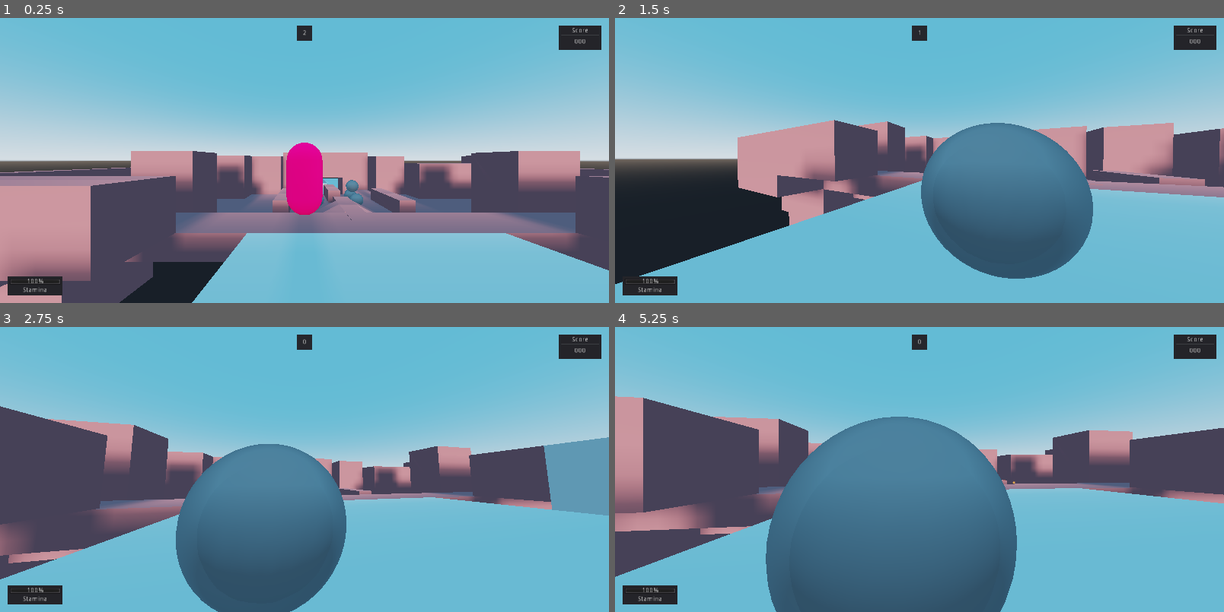
Above: before the commit, frames 1-4 (two rows, left to right).
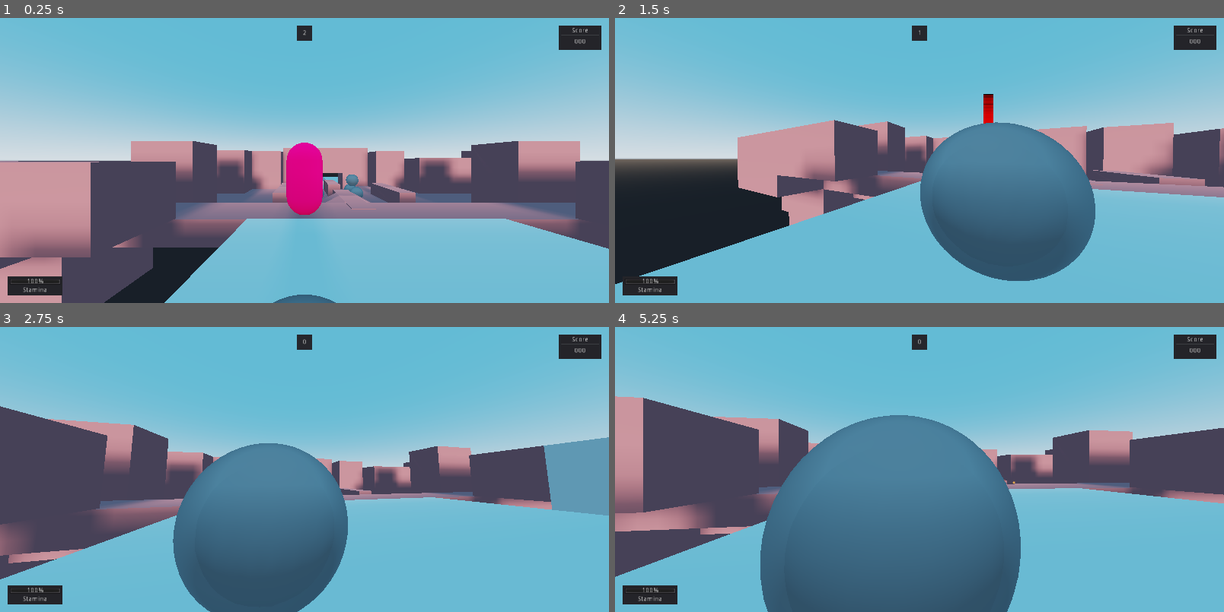
Above: after the commit, the same moments.

Repository: DeerTears/Keep-Away-Game
Game: Godot game, scene res://levels/romping.tscn
Same seed, same stepped clock (60 frames per second), same inputs: the game is played once before the commit and once after it.
Inputs (mouse positions are in pixels of both pictures, inside the frame that each line leads up to):
- Up to frame 1 (0.25 s): no input
- Up to frame 2 (1.5 s): move the mouse to (949, 160) at 0.52 s; move the mouse to (889, 160) at 1.27 s
- Up to frame 3 (2.75 s): move the mouse to (316, 463) at 2.02 s
- Up to frame 4 (5.25 s): move the mouse to (913, 475) at 2.77 s; move the mouse to (962, 472) at 3.52 s; move the mouse to (870, 466) at 4.27 s; move the mouse to (925, 469) at 5.02 s

The runs differ from the first frame. In frame 1, 17% of the frame differs, in the area x 0-100%, y 43-100%; in frame 2, 0.6%; in frame 3, 0.5%; in frame 4, 1.0%.

Commit message:
add debug "jump arc" particle to player

Diff:
--- a/actors/player.tscn
+++ b/actors/player.tscn
@@ -26,6 +26,29 @@
 [sub_resource type="CylinderShape" id=4]
 radius = 0.6
 
+[sub_resource type="Gradient" id=5]
+offsets = PoolRealArray( 0, 0.476563, 1 )
+colors = PoolColorArray( 0, 0, 0, 1, 1, 0, 0, 1, 0, 0, 0, 1 )
+
+[sub_resource type="GradientTexture" id=6]
+gradient = SubResource( 5 )
+
+[sub_resource type="ParticlesMaterial" id=9]
+trail_divisor = 15
+trail_color_modifier = SubResource( 6 )
+gravity = Vector3( 0, 0, 0 )
+scale = 0.25
+
+[sub_resource type="SpatialMaterial" id=10]
+flags_do_not_receive_shadows = true
+flags_disable_ambient_light = true
+vertex_color_use_as_albedo = true
+params_billboard_mode = 2
+
+[sub_resource type="QuadMesh" id=11]
+material = SubResource( 10 )
+size = Vector2( 0.25, 0.25 )
+
 [node name="Player" type="Spatial" groups=[
 "Players",
 ]]
@@ -98,6 +121,14 @@
 [node name="Score" type="Sprite3D" parent="KinematicBody"]
 transform = Transform( 1, 0, 0, 0, 1, 0, 0, 0, 1, 0, 2, 0 )
 billboard = 1
+
+[node name="Particles" type="Particles" parent="KinematicBody"]
+transform = Transform( 1, 0, 0, 0, 1, 0, 0, 0, 1, 0, -1, 0 )
+amount = 40
+lifetime = 2.0
+local_coords = false
+process_material = SubResource( 9 )
+draw_pass_1 = SubResource( 11 )
 
 [node name="HUD" type="MarginContainer" parent="."]
 anchor_right = 1.0
--- a/levels/romping.tscn
+++ b/levels/romping.tscn
@@ -365,10 +365,10 @@
 transform = Transform( 1, 0, 0, 0, 1, 0, 0, 0, 1, 0, 3, 0 )
 
 [node name="Player0" parent="SpawnLocations" index="0"]
-transform = Transform( 1, 0, 0, 0, 1, 0, 0, 0, 1, -5, 0, 18 )
+transform = Transform( 1, 0, 0, 0, 1, 0, 0, 0, 1, -5, -1, 18 )
 
 [node name="Player1" parent="SpawnLocations" index="1"]
-transform = Transform( 1, 0, 0, 0, 1, 0, 0, 0, 1, -26, 4, 14 )
+transform = Transform( 1, 0, 0, 0, 1, 0, 0, 0, 1, -4, -1, 24 )
 
 [node name="Player2" parent="SpawnLocations" index="2"]
 transform = Transform( 1, 0, 0, 0, 1, 0, 0, 0, 1, 19, -2, 0 )
--- a/project.godot
+++ b/project.godot
@@ -69,6 +69,11 @@
 "events": [ Object(InputEventMouseButton,"resource_local_to_scene":false,"resource_name":"","device":0,"alt":false,"shi …(212 unchanged characters)…
  ]
 }
+aim_0={
+"deadzone": 0.5,
+"events": [ Object(InputEventMouseButton,"resource_local_to_scene":false,"resource_name":"","device":0,"alt":false,"shift":false,"control":false,"meta":false,"command":false,"button_mask":0,"position":Vector2( 0, 0 ),"global_position":Vector2( 0, 0 ),"factor":1.0,"button_index":2,"pressed":false,"doubleclick":false,"script":null)
+ ]
+}
 jump_1={
 "deadzone": 0.5,
 "events": [ Object(InputEventKey,"resource_local_to_scene":false,"resource_name":"","device":0,"alt":false,"shift":false,"control":false,"meta":false,"command":false,"pressed":false,"scancode":90,"unicode":0,"echo":false,"script":null)
@@ -99,6 +104,11 @@
 "events": [ Object(InputEventKey,"resource_local_to_scene":false,"resource_name":"","device":0,"alt":false,"shift":false,"control":false,"meta":false,"command":false,"pressed":false,"scancode":88,"unicode":0,"echo":false,"script":null)
  ]
 }
+aim_1={
+"deadzone": 0.5,
+"events": [ Object(InputEventKey,"resource_local_to_scene":false,"resource_name":"","device":0,"alt":false,"shift":false,"control":false,"meta":false,"command":false,"pressed":false,"scancode":67,"unicode":0,"echo":false,"script":null)
+ ]
+}
 
 [layer_names]
 
Not shown: 1 places in actors/player.tscn that only renumber resources
